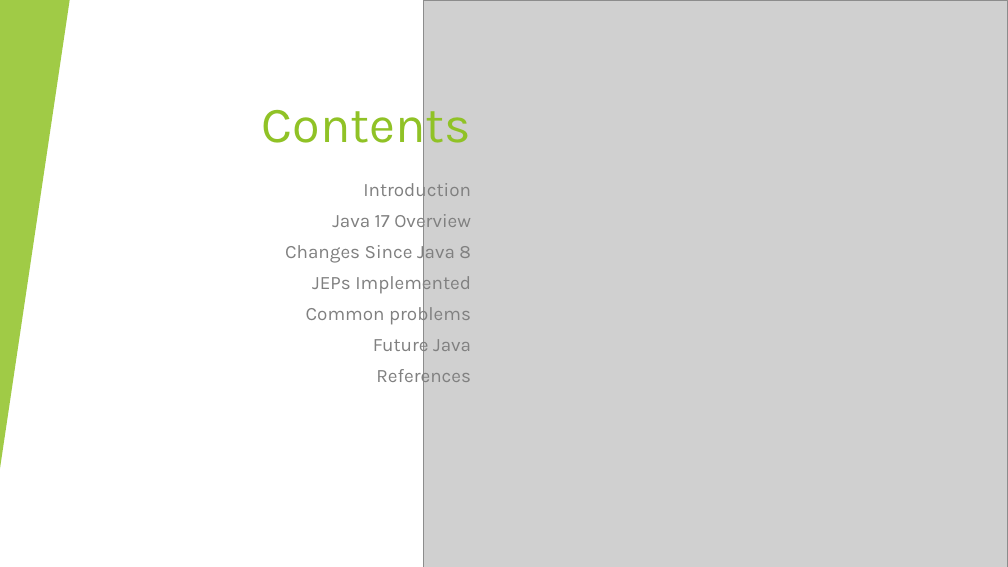
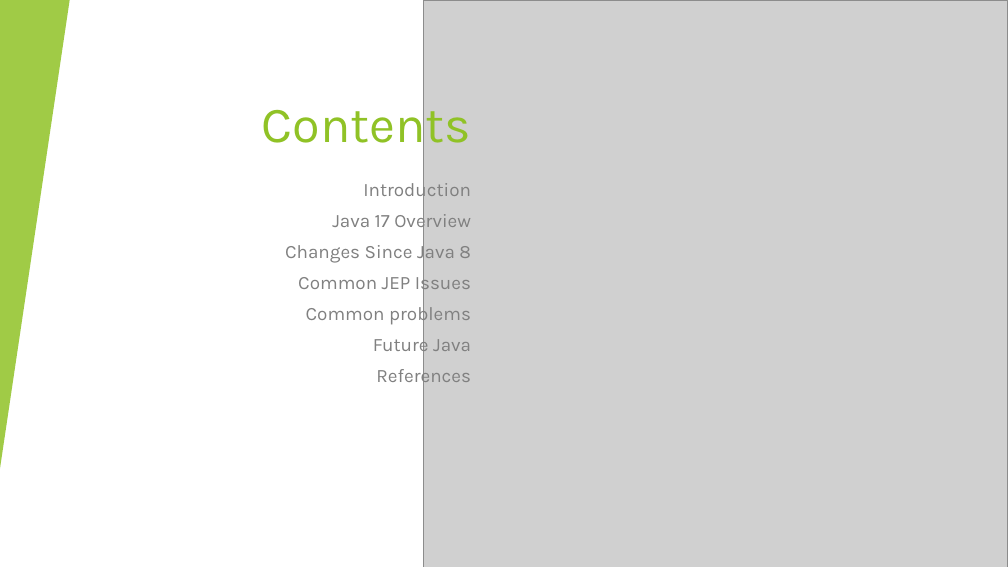
Before and after one commit to Rohan427/Qpid4Graal, a slide deck: slide 2 of doc/reference/Java_17 _Upgrade.pptx. Drawn at 1008x567 pixels with LibreOffice and Linux fonts; fonts in the diff are those of the drawing; grey boxes stand for pictures. Boxes give left, top, right and bottom in pixels: in the first picture for what was removed or moved away, otherwise in the second. Text is boxed around its words. In the diff, an @@ line names an element or a change of style, - is before the commit and + after.

```diff
--- a/doc/reference/Java_17 _Upgrade.pptx
+++ b/doc/reference/Java_17 _Upgrade.pptx
@@ subtitle at (298,272,471,295): text changed @@
-JEPs Implemented
+Common JEP Issues
```
Also in this commit, not shown: 3 other slides changed, 3 slides added, 1 slide removed.
